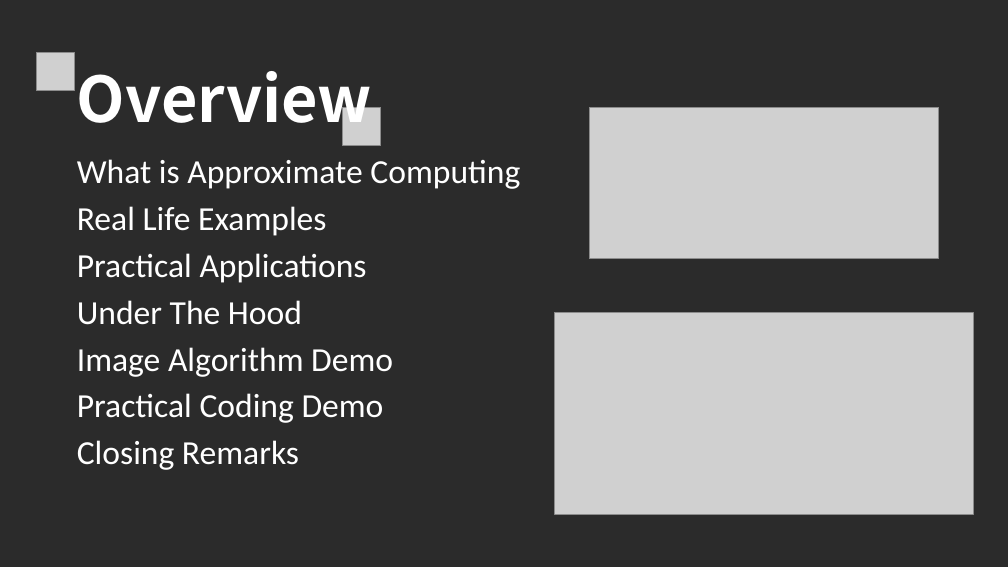
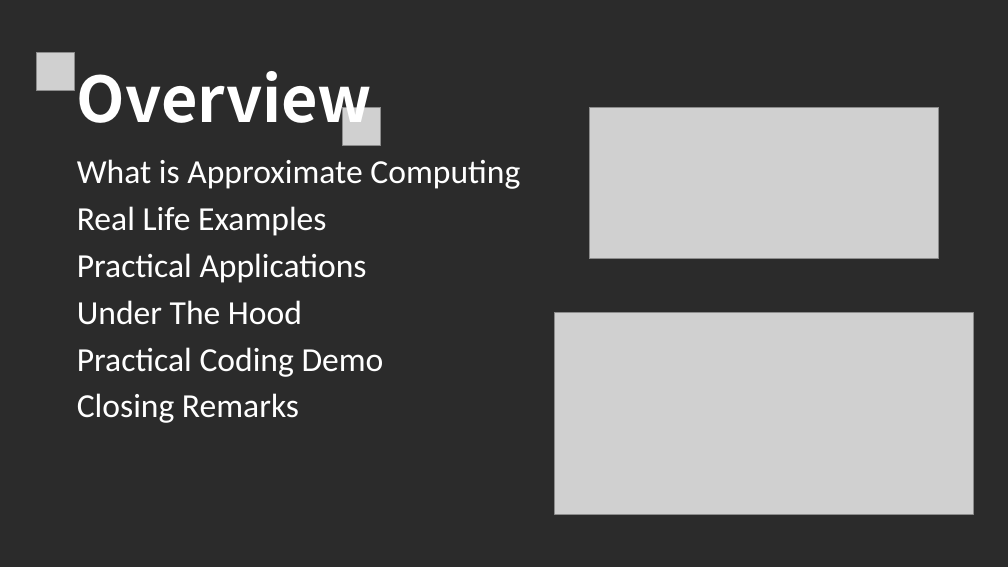
Before and after one commit to LoloMarty/2024-, a slide deck: slide 3 of CS4630/Approximate Computing.pptx. Drawn at 1008x567 pixels with LibreOffice and Linux fonts; fonts in the diff are those of the drawing; grey boxes stand for pictures; background and template pictures are left out; a plain dark background stands for a picture behind light text. Boxes give left, top, right and bottom in pixels: in the first picture for what was removed or moved away, otherwise in the second. Text is boxed around its words. In the diff, an @@ line names an element or a change of style, - is before the commit and + after.

```diff
--- a/CS4630/Approximate Computing.pptx
+++ b/CS4630/Approximate Computing.pptx
@@ text at bbox=[77, 347, 393, 377]: paragraph removed @@
-Image Algorithm Demo
```
Also in this commit, not shown: 2 slides removed, 1 other file.
